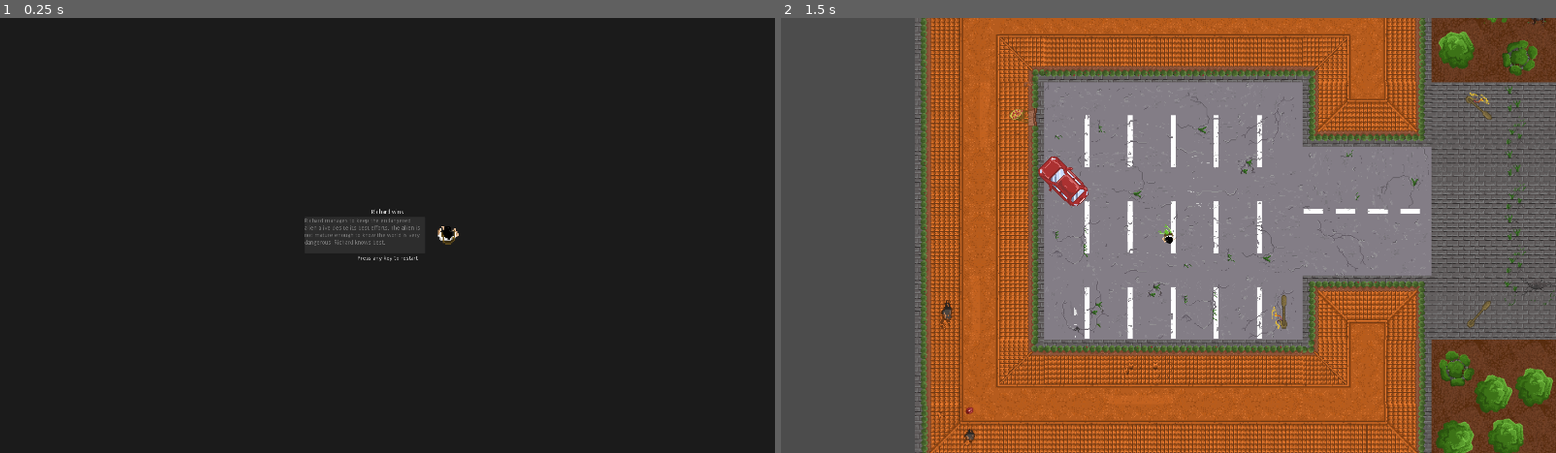
Above: before the commit, frames 1-2 (left to right).
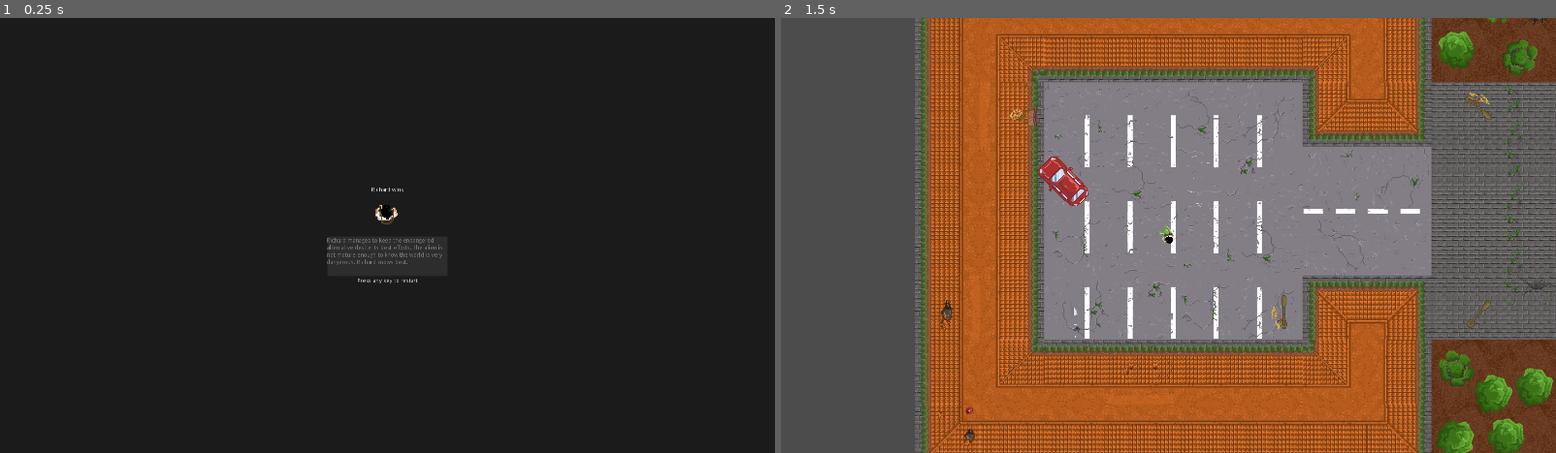
Above: after the commit, the same moments.

Repository: ricargoes/EndangeredPsychicSpecies
Game: Godot game, scene res://level/GameOver.tscn
Two runs of this game, one before a commit and one after it. Both use one fixed random seed, a clock stepped at 60 frames per second and the inputs below. This scene is started directly instead of the project's main scene. Sound files missing from this copy of the repository are replaced by a short silence.
Inputs (mouse positions are in pixels of both pictures, inside the frame that each line leads up to):
- Up to frame 1 (0.25 s): no input
- Up to frame 2 (1.5 s): tap Enter (ui_accept) at 0.5, 0.77, 1.25 s; move the mouse to (1339, 213) at 0.52 s; press the mouse at (1339, 213) at 0.53 s; hold D (carrier_move_right) 0.53-1.28 s; move the mouse to (1013, 257) at 1.27 s; release the mouse at (1013, 257) at 1.28 s; hold S (carrier_move_down) from 1.28 s (still down); right-click (1013, 257) at 1.35 s

The runs differ from the first frame. In frame 1, 0.7% of the frame differs, in the area x 39-60%, y 38-62%; in frame 2, nothing differs.

Commit message:
alien dying anim on game over

Diff:
--- a/level/GameOver.gd
+++ b/level/GameOver.gd
@@ -19,14 +19,15 @@
 
 func _alien_wins():
 	$VBoxContainer/Who.text = "Alien wins"
-	$VBoxContainer/HBoxContainer/Descrption.text = "The baby alien gets killed while exploring the world. Well, at least he died FREE!"
-	$VBoxContainer/HBoxContainer/Picture.texture = preload("res://actors/sprites/creaturecrawling2.png")
+	$VBoxContainer/Descrption.text = "The baby alien gets killed while exploring the world. Well, at least he died FREE!"
+	$VBoxContainer/Picture/AnimatedSprite.play("default")
 	$EndMusic.stream = preload("res://music/Tema2.ogg")
 	$EndMusic.play()
 
 func _carrier_wins():
 	$VBoxContainer/Who.text = "Richard wins"
-	$VBoxContainer/HBoxContainer/Descrption.text = "Richard manages to keep the endangered alien alive desite its best efforts. The alien is not mature enough to know the world is very dangerous. Richard knows best."
-	$VBoxContainer/HBoxContainer/Picture.texture = preload("res://actors/sprites/daddystanding_reloj4.png")
+	$VBoxContainer/Descrption.text = "Richard manages to keep the endangered alien alive desite its best efforts. The alien is not mature enough to know the world is very dangerous. Richard knows best."
+	$VBoxContainer/Picture.texture = preload("res://actors/sprites/daddystanding_reloj4.png")
+	$VBoxContainer/Picture/AnimatedSprite.hide()
 	$EndMusic.stream = preload("res://music/Tema1.ogg")
 	$EndMusic.play()
--- a/level/GameOver.tscn
+++ b/level/GameOver.tscn
@@ -1,7 +1,35 @@
-[gd_scene load_steps=3 format=2]
+[gd_scene load_steps=24 format=2]
 
-[ext_resource path="res://actors/sprites/creaturecrawling1.png" type="Texture" id=1]
+[ext_resource path="res://level/sprites/creaturedying1_11.png" type="Texture" id=1]
 [ext_resource path="res://level/GameOver.gd" type="Script" id=2]
+[ext_resource path="res://level/sprites/creaturedying1_12.png" type="Texture" id=3]
+[ext_resource path="res://level/sprites/creaturedying1_13.png" type="Texture" id=4]
+[ext_resource path="res://level/sprites/creaturedying1_19.png" type="Texture" id=5]
+[ext_resource path="res://level/sprites/creaturedying1_21.png" type="Texture" id=6]
+[ext_resource path="res://level/sprites/creaturedying1_4.png" type="Texture" id=7]
+[ext_resource path="res://level/sprites/creaturedying1_8.png" type="Texture" id=8]
+[ext_resource path="res://level/sprites/creaturedying1_9.png" type="Texture" id=9]
+[ext_resource path="res://level/sprites/creaturedying1_2.png" type="Texture" id=10]
+[ext_resource path="res://level/sprites/creaturedying1_16.png" type="Texture" id=11]
+[ext_resource path="res://level/sprites/creaturedying1_15.png" type="Texture" id=12]
+[ext_resource path="res://level/sprites/creaturedying1_20.png" type="Texture" id=13]
+[ext_resource path="res://level/sprites/creaturedying1_7.png" type="Texture" id=14]
+[ext_resource path="res://level/sprites/creaturedying1_14.png" type="Texture" id=15]
+[ext_resource path="res://level/sprites/creaturedying1_6.png" type="Texture" id=16]
+[ext_resource path="res://level/sprites/creaturedying1_10.png" type="Texture" id=17]
+[ext_resource path="res://level/sprites/creaturedying1_5.png" type="Texture" id=18]
+[ext_resource path="res://level/sprites/creaturedying1_1.png" type="Texture" id=19]
+[ext_resource path="res://level/sprites/creaturedying1_18.png" type="Texture" id=20]
+[ext_resource path="res://level/sprites/creaturedying1_17.png" type="Texture" id=21]
+[ext_resource path="res://level/sprites/creaturedying1_3.png" type="Texture" id=22]
+
+[sub_resource type="SpriteFrames" id=1]
+animations = [ {
+"frames": [ ExtResource( 19 ), ExtResource( 10 ), ExtResource( 22 ), ExtResource( 7 ), ExtResource( 18 ), ExtResource( 16 ), ExtResource( 14 ), ExtResource( 8 ), ExtResource( 9 ), ExtResource( 17 ), ExtResource( 1 ), ExtResource( 3 ), ExtResource( 4 ), ExtResource( 15 ), ExtResource( 12 ), ExtResource( 11 ), ExtResource( 21 ), ExtResource( 20 ), ExtResource( 5 ), ExtResource( 13 ), ExtResource( 6 ) ],
+"loop": false,
+"name": "default",
+"speed": 10.0
+} ]
 
 [node name="GameOver" type="Control"]
 anchor_right = 1.0
@@ -22,31 +50,39 @@
 }
 
 [node name="VBoxContainer" type="VBoxContainer" parent="."]
-anchor_right = 1.0
+anchor_left = 0.5
+anchor_right = 0.5
 anchor_bottom = 1.0
+margin_left = -150.0
+margin_right = 150.0
 alignment = 1
 __meta__ = {
 "_edit_use_anchors_": false
 }
 
 [node name="Who" type="Label" parent="VBoxContainer"]
-margin_top = 484.0
-margin_right = 1920.0
-margin_bottom = 498.0
+margin_top = 420.0
+margin_right = 300.0
+margin_bottom = 434.0
 text = "Alien Wins"
 align = 1
 
-[node name="HBoxContainer" type="HBoxContainer" parent="VBoxContainer"]
-margin_top = 502.0
-margin_right = 1920.0
-margin_bottom = 577.0
-alignment = 1
+[node name="Picture" type="TextureRect" parent="VBoxContainer"]
+margin_top = 438.0
+margin_right = 300.0
+margin_bottom = 538.0
+rect_min_size = Vector2( 0, 100 )
+stretch_mode = 6
 
-[node name="Descrption" type="TextEdit" parent="VBoxContainer/HBoxContainer"]
-margin_left = 770.0
-margin_right = 1070.0
-margin_bottom = 75.0
-rect_min_size = Vector2( 300, 0 )
+[node name="AnimatedSprite" type="AnimatedSprite" parent="VBoxContainer/Picture"]
+position = Vector2( 151.227, 66.7913 )
+frames = SubResource( 1 )
+
+[node name="Descrption" type="TextEdit" parent="VBoxContainer"]
+margin_top = 542.0
+margin_right = 300.0
+margin_bottom = 642.0
+rect_min_size = Vector2( 300, 100 )
 text = "alien wins the day"
 readonly = true
 context_menu_enabled = false
@@ -54,17 +90,10 @@
 selecting_enabled = false
 wrap_enabled = true
 
-[node name="Picture" type="TextureRect" parent="VBoxContainer/HBoxContainer"]
-margin_left = 1074.0
-margin_right = 1149.0
-margin_bottom = 75.0
-texture = ExtResource( 1 )
-stretch_mode = 6
-
 [node name="Label" type="Label" parent="VBoxContainer"]
-margin_top = 581.0
-margin_right = 1920.0
-margin_bottom = 595.0
+margin_top = 646.0
+margin_right = 300.0
+margin_bottom = 660.0
 text = "Press any key to restart"
 align = 1
 
Binary file added: level/sprites/creaturedying1_1.png
Not shown, added: level/sprites/creaturedying1_1.png.import
Binary file added: level/sprites/creaturedying1_10.png
Not shown, added: level/sprites/creaturedying1_10.png.import
Binary file added: level/sprites/creaturedying1_11.png
Not shown, added: level/sprites/creaturedying1_11.png.import
Binary file added: level/sprites/creaturedying1_12.png
Not shown, added: level/sprites/creaturedying1_12.png.import
Binary file added: level/sprites/creaturedying1_13.png
Not shown, added: level/sprites/creaturedying1_13.png.import
Binary file added: level/sprites/creaturedying1_14.png
Not shown, added: level/sprites/creaturedying1_14.png.import
(and 30 more such lines)
